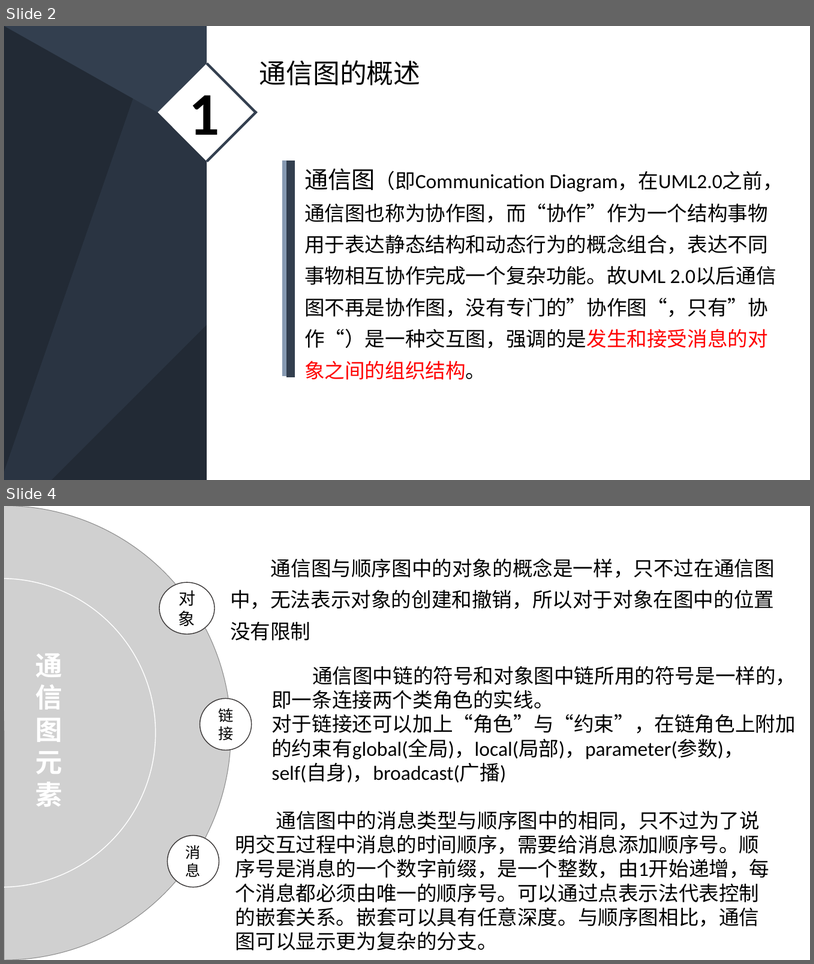
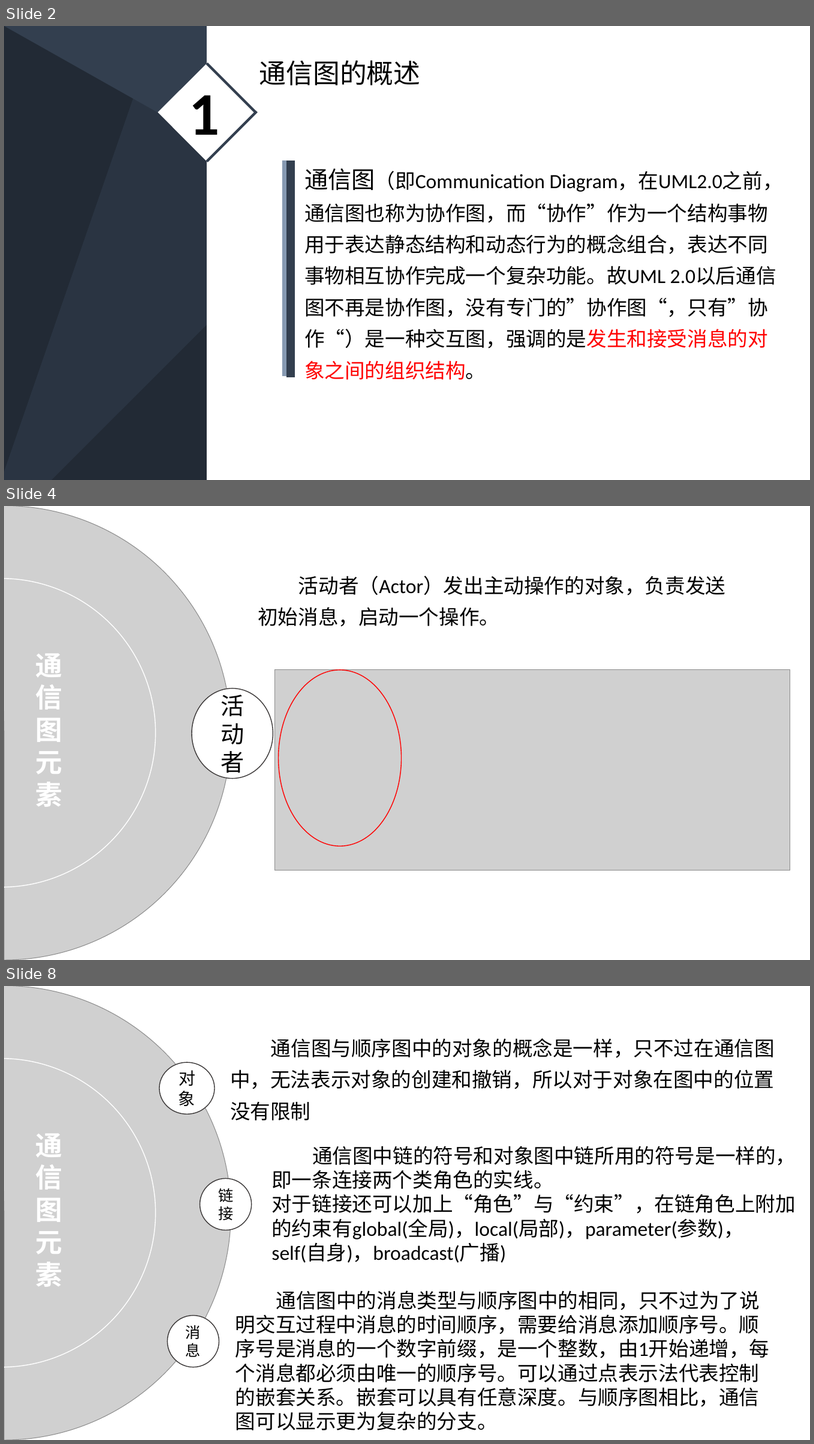
Before and after one commit to PRD2018-G03/PRD2018-G03-SoftwareEngineeringProject, a slide deck: 非受控文档/2_叶柏成/PPT/UML基础1.pptx. Shown one above the other, each under a label of ours: slides 2 and 4 before the commit, slides 2, 4 and 8 after it; the slides between them are not shown. The pictures are 814x964 and 814x1444 pixels, drawn with LibreOffice and Linux fonts; fonts in the diff are those of the drawing; grey boxes stand for pictures. Boxes give left, top, right and bottom in pixels: in the first picture for what was removed or moved away, otherwise in the second. Text is boxed around its words. In the diff, an @@ line names an element or a change of style, - is before the commit and + after.

```diff
--- a/非受控文档/2_叶柏成/PPT/UML基础1.pptx
+++ b/非受控文档/2_叶柏成/PPT/UML基础1.pptx
@@ slide 4 added at (4,506,810,960), background #FFFFFF @@
@@ picture added at (4,506,231,960) @@
@@ text added at (258,576,726,627), 24 pt, text #000000 @@
+活动者（Actor）发出主动操作的对象，负责发送初始消息，启动一个操作。
@@ ellipse added at (4,579,156,887), outline #FFFFFF 1 pt @@
@@ text added at (35,654,62,807), 32 pt, text #FFFFFF, bold @@
+通信图元素
@@ picture added at (275,670,791,870) @@
@@ ellipse added at (279,670,401,846), outline #FF0000 1 pt @@
@@ ellipse added at (192,688,273,778), fill #FFFFFF, outline #3B3838 1 pt, 28 pt, text #000000 @@
+活动者
@@ what was slide 4 is now slide 8 @@
```
Also in this commit, not shown: 4 slides changed, 5 other slides added.
